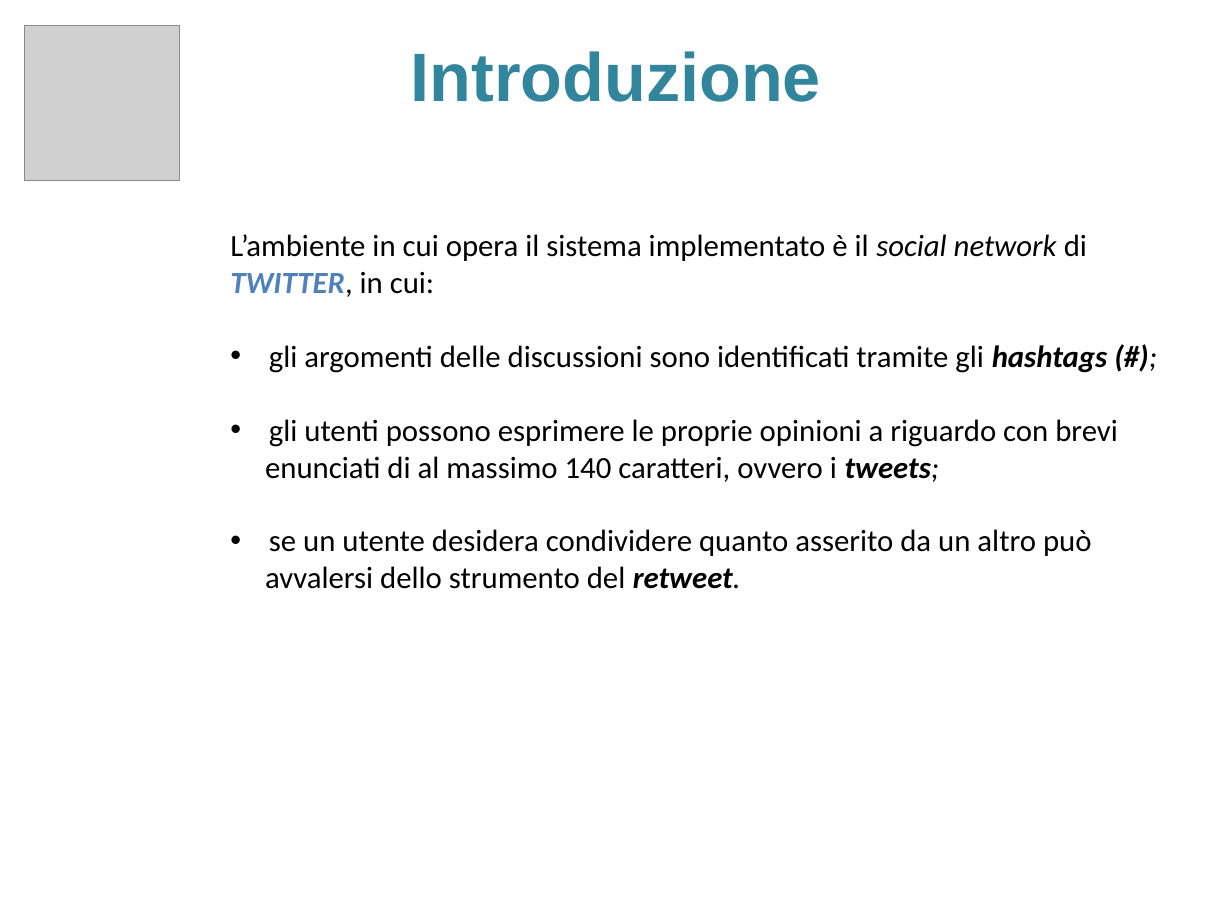
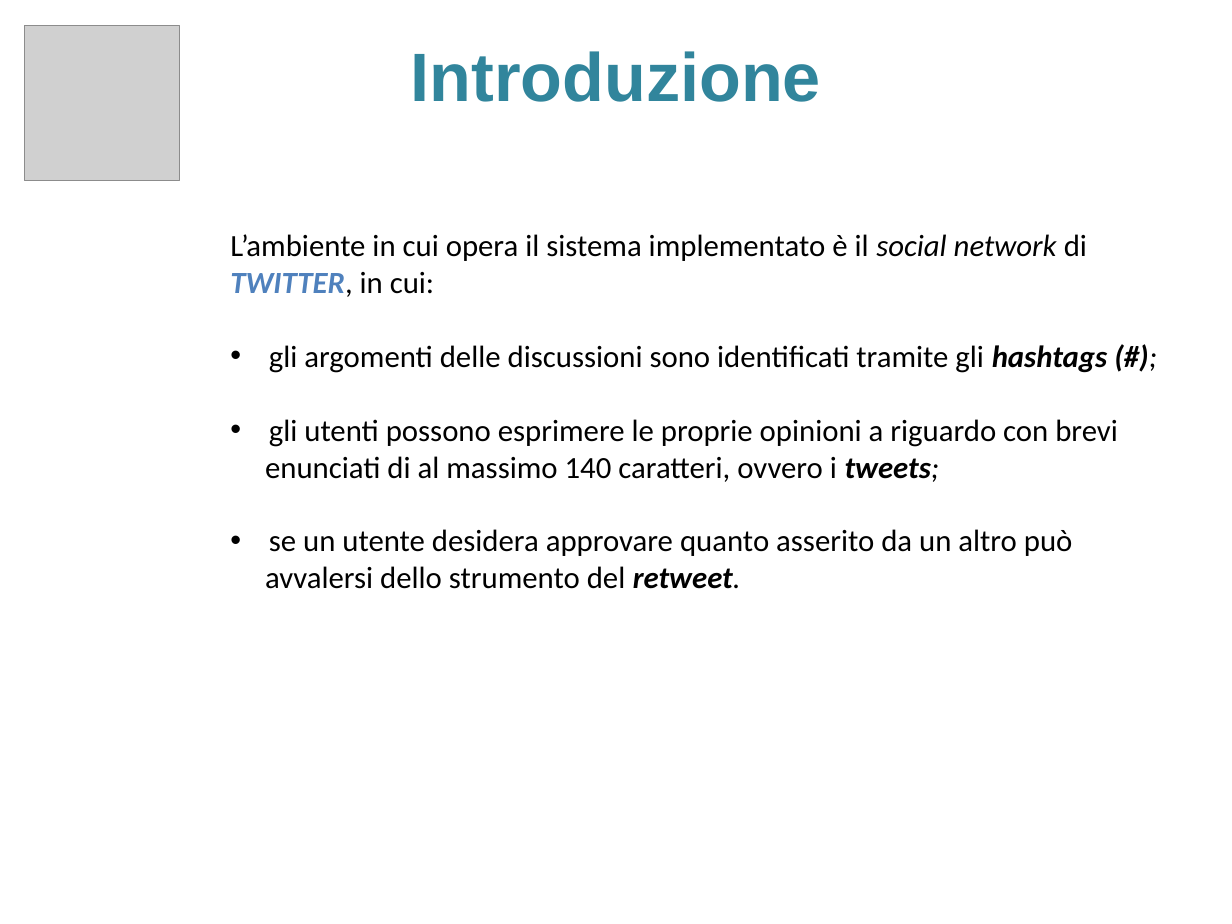
Before and after one commit to sidious1991/TesiLatex, a slide deck: slide 4 of PRESENTAZIONE_TESI/presentazione_agostini_stefano.pptx. Drawn at 1232x924 pixels with LibreOffice and Linux fonts; fonts in the diff are those of the drawing; grey boxes stand for pictures; background and template pictures are left out. Boxes give left, top, right and bottom in pixels: in the first picture for what was removed or moved away, otherwise in the second. Text is boxed around its words. In the diff, an @@ line names an element or a change of style, - is before the commit and + after.

```diff
--- a/PRESENTAZIONE_TESI/presentazione_agostini_stefano.pptx
+++ b/PRESENTAZIONE_TESI/presentazione_agostini_stefano.pptx
@@ text at <box>269,529,1073,556</box>: text changed @@
-• se un utente desidera condividere quanto asserito da un altro può
+• se un utente desidera approvare quanto asserito da un altro può
```
Also in this commit, not shown: 2 other slides changed, 6 slides added, 1 other file.
